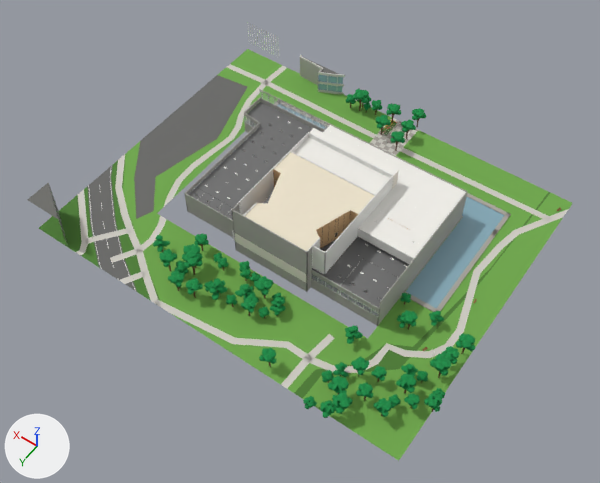
Two versions of the FBX model unity/KatsushikaCampusDays/Assets/Models/Interiors/library.fbx, one commit apart.
Camera for both pictures: a 50 mm camera at (-106.2, 195.2, 232.9) aimed at (-4.6, 53.0, 9.4). Arrows for +X, +Y and +Z are at lower left; the lights stay in place. The older version comes first. Where no turn or scale is listed for an object, it has been applied to the vertices.

Before the edit, the objects in view are built like this:
```python
ob_ext_library = bpy.data.objects.new('ext_library', me_ext_library)
ob_ext_library.location = (0.0, 0.0, 0.0)
ob_ext_library_trees = bpy.data.objects.new('ext_library_trees', me_ext_library_trees)
ob_ext_library_trees.location = (0.0, 0.0, 0.0)
ob_wall_library = bpy.data.objects.new('wall_library', me_wall_library)
ob_wall_library.location = (0.0, 0.0, 0.0)
# also in view: 'furn_library_13_hallshell' at (-1.6, 40.8, 15.7)
```
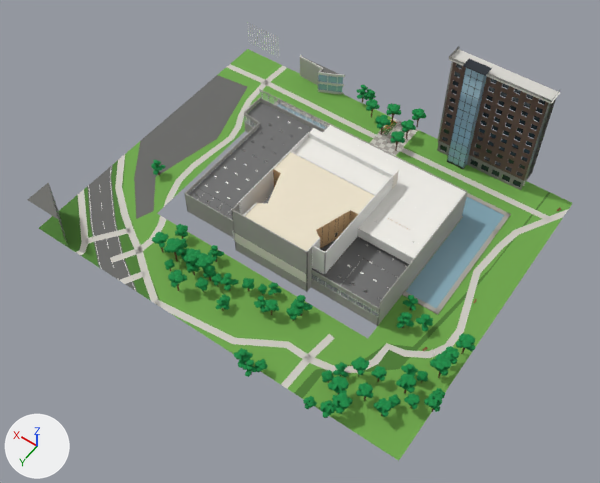
Boxes (x1, y1, x2, y2) around the edits, measured in the pictures (600 x 483 px; the box of a moved part takes in the faces that stretch with it):
'ext_library_trees', reshaped: before (153, 88, 475, 418); after (151, 85, 475, 418)
part 1 of me_ext_library, added: after (437, 46, 560, 190)
part 2 of me_ext_library_trees, moved or reshaped: before (157, 239, 163, 244); after (159, 242, 165, 248)
part 3 of me_ext_library_trees, moved or reshaped: before (177, 274, 184, 282); after (160, 235, 168, 242)
part 4 of me_ext_library_trees, moved or reshaped (not visible afterwards): before (263, 354, 272, 362)
part 5 of me_ext_library_trees, deleted: before (153, 88, 444, 367)
part 6 of me_ext_library_trees, built on: before (160, 244, 266, 298); after (152, 224, 313, 377)
part 7 of me_ext_library_trees, added: after (357, 85, 380, 118)
part 8 of me_ext_library_trees, built on: after (396, 295, 433, 331)
part 9 of me_ext_library_trees, added: after (151, 160, 165, 175)

What changed in the scene script:
```text
Add mat_metal_charcoal:
    mat_metal_charcoal = principled_material('metal_charcoal')
    mat_metal_charcoal.base_color = (0.042, 0.051, 0.065)  # dark grey #3a4048
    mat_metal_charcoal.metallic = 0.6
    mat_metal_charcoal.roughness = 0.4
Add mat_brick_red:
    mat_brick_red = principled_material('brick_red')
    mat_brick_red.base_color = (0.13, 0.078, 0.058)  # brown #654f44
    mat_brick_red.roughness = 0.85
Add mat_concrete_dark:
    mat_concrete_dark = principled_material('concrete_dark')
    mat_concrete_dark.base_color = (0.254, 0.246, 0.231)  # grey #8a8884
    mat_concrete_dark.roughness = 0.82
Change me_ext_library:
    used by ob_ext_library; location = (0.0, 0.0, 0.0)
    remove me_ext_library.from_pydata(...)  # 2218 vertices, 1257 faces; spans x -72.0..80.0, y -26.0..97.0, z 0.0..16.0
    add me_ext_library.from_pydata(...)  # 3562 vertices, 1842 faces; spans x -72.0..80.0, y -26.0..97.0, z 0.0..47.0
    me_ext_library part 1: 1326 vertices added at x -55.0..-16.0, y -26.0..-17.0, z 0.0..47.0
    other edits to the shape of me_ext_library do not show in these pictures
    add me_ext_library.materials.append(mat_brick_red)  # brown #654f44
    add me_ext_library.materials.append(mat_concrete_dark)  # grey #8a8884
    add me_ext_library.materials.append(mat_metal_charcoal)  # dark grey #3a4048
Change me_ext_library_trees:
    used by ob_ext_library_trees; location = (0.0, 0.0, 0.0)
    remove me_ext_library_trees.from_pydata(...)  # 7970 vertices, 7730 faces; spans x -74.2..39.5, y -29.5..100.5, z 0.0..10.8
    add me_ext_library_trees.from_pydata(...)  # 8051 vertices, 7797 faces; spans x -74.2..64.9, y -30.2..102.1, z 0.0..10.5
    me_ext_library_trees part 2: the loose piece of 11 vertices spanning x 34.8..37.1, y 78.0..80.3, z 6.2..7.0 is scaled about its middle by (1.14, 1.12, 1.81), then moved by (-1.4, 0.6, 0.2)
    me_ext_library_trees part 3: the loose piece of 11 vertices spanning x 18.2..21.3, y 85.9..89.1, z 7.2..8.9 is moved by (15.4, -9.3, 0.0)
    me_ext_library_trees part 4: the loose piece of 11 vertices spanning x -23.6..-20.7, y 93.2..96.1, z 6.9..8.5 is scaled about its middle by (-0.607, 0.714, 0.414), then moved by (3.8, 3.7, -2.0)
    me_ext_library_trees part 5: 414 loose pieces with 4451 vertices, spanning x -58.9..39.5, y -27.4..96.3, z 0.0..10.8, are deleted
    me_ext_library_trees part 6: 204 vertices removed from x -5.7..36.8, y 72.6..84.2, z 0.0..7.7; 3673 vertices added at x -22.8..39.1, y 68.1..102.1, z 0.0..10.5
    me_ext_library_trees part 7: 520 vertices added at x 10.3..23.8, y -30.2..-18.0, z 0.0..8.5
    me_ext_library_trees part 8: 40 vertices removed from x -49.1..-47.2, y 54.3..56.6, z 0.0..7.0; 431 vertices added at x -57.3..-44.2, y 46.1..59.8, z 0.0..8.4
    me_ext_library_trees part 9: 152 vertices added at x 58.9..64.9, y 49.4..55.0, z 0.0..8.0
    other edits to the shape of me_ext_library_trees do not show in these pictures
```
